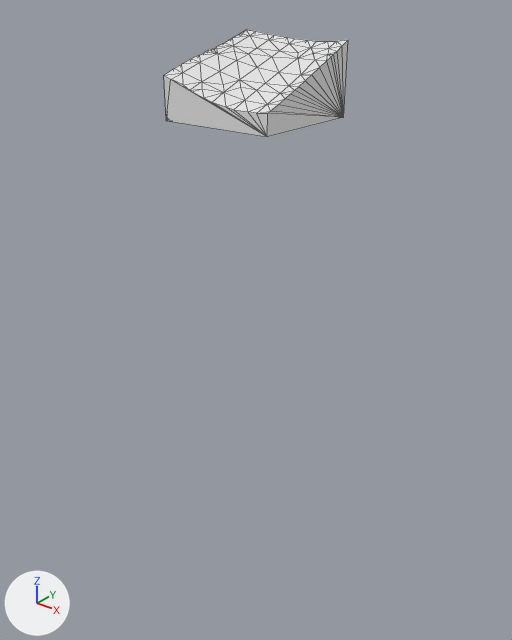
The glTF model assets/terrain/surface_pieces/surf_3_18.glb, before and after one commit.
The view is the same before and after, from a 50 mm camera at (-74.52, -5.0, -24.9) aimed at (-92.79, 17.84, -39.06). Lighting does not change. The marker at lower left points along +X, +Y and +Z. The older version comes first. Mesh edges are drawn as thin lines. Where no turn or scale is listed for an object, it has been applied to the vertices.

Objects in the first picture: 'geometry_0'.
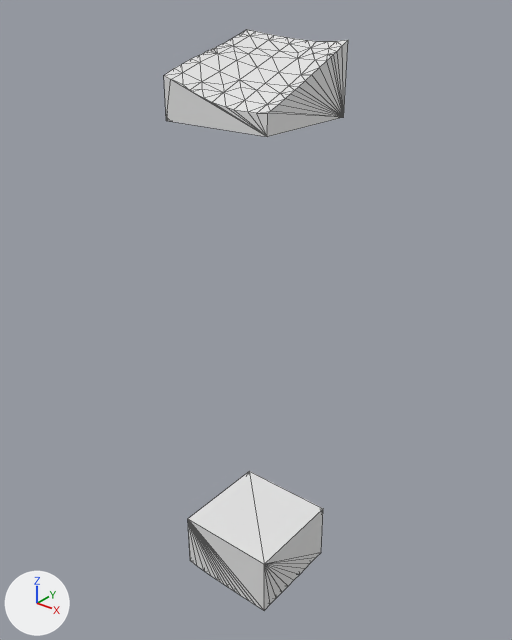
Location of each change, (x1, y1, x2, y2) in pixels of the pictures (512 x 640 px):
'layer_5', added: after (188, 471, 323, 610)

Edits to the bpy script that builds the scene:
```text
Add me_layer_5:
    me_layer_5.from_pydata(...)  # 83 vertices, 162 faces; spans x -95.0..-90.0, y 15.0..20.0, z -53.06..-50.0
Add ob_layer_5:
    ob_layer_5 = bpy.data.objects.new('layer_5', me_layer_5)
    ob_layer_5.location = (0.0, 0.0, 0.0)
```
